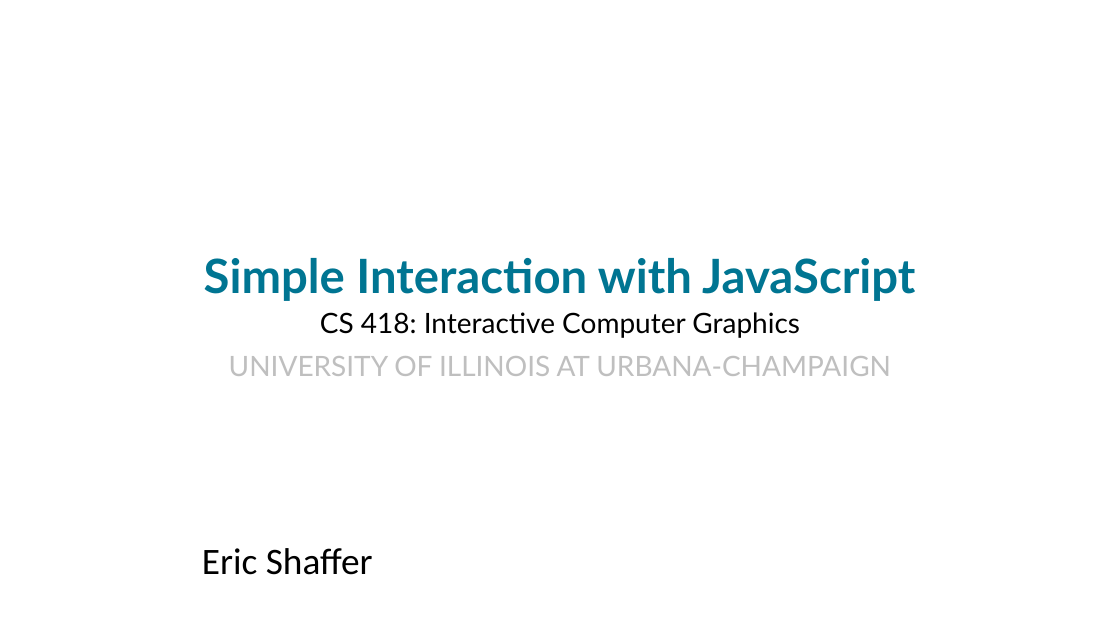
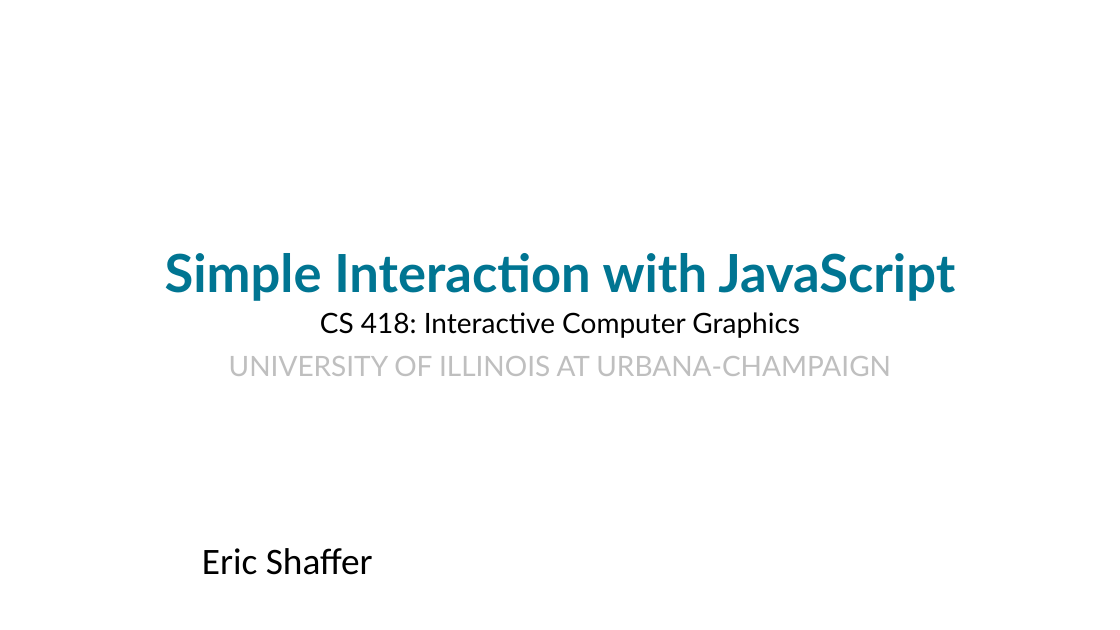
Before and after one commit to illinois-cs418/cs418CourseMaterial, a slide deck: slide 1 of Lectures/CS418-Lecture15-SimpleInteraction.pptx. Drawn at 1120x630 pixels with LibreOffice and Linux fonts; fonts in the diff are those of the drawing; background and template pictures are left out. Boxes give left, top, right and bottom in pixels: in the first picture for what was removed or moved away, otherwise in the second. Text is boxed around its words. In the diff, an @@ line names an element or a change of style, - is before the commit and + after.

```diff
--- a/Lectures/CS418-Lecture15-SimpleInteraction.pptx
+++ b/Lectures/CS418-Lecture15-SimpleInteraction.pptx
@@ text "Simple Interaction with JavaScript" at box(165, 253, 955, 301): size 40.5 to 45 pt @@
```
Also in this commit, not shown: 2 other slides changed.
